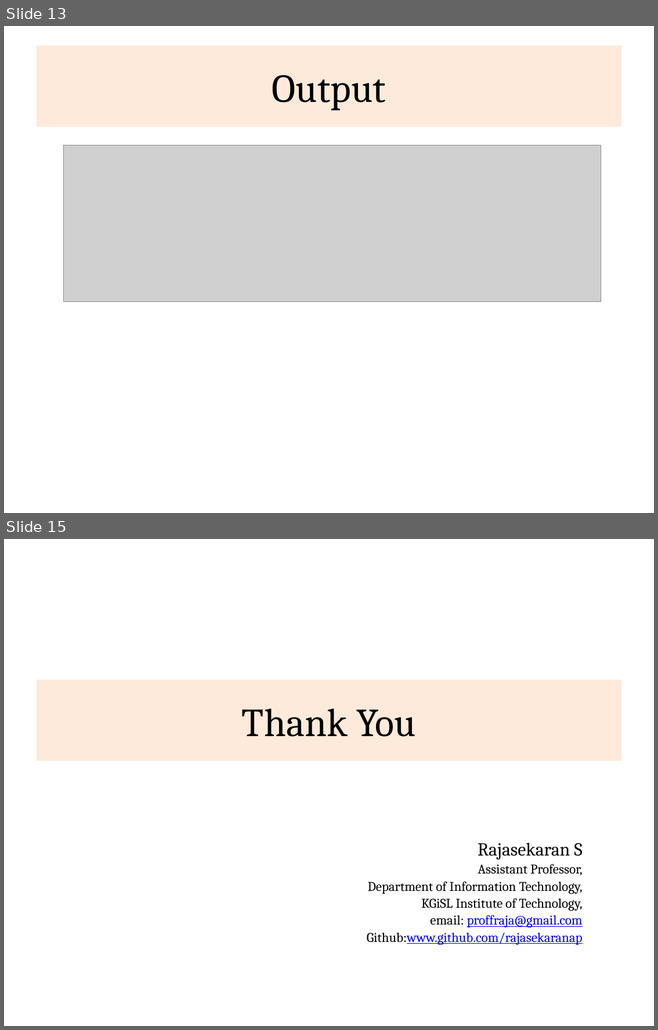
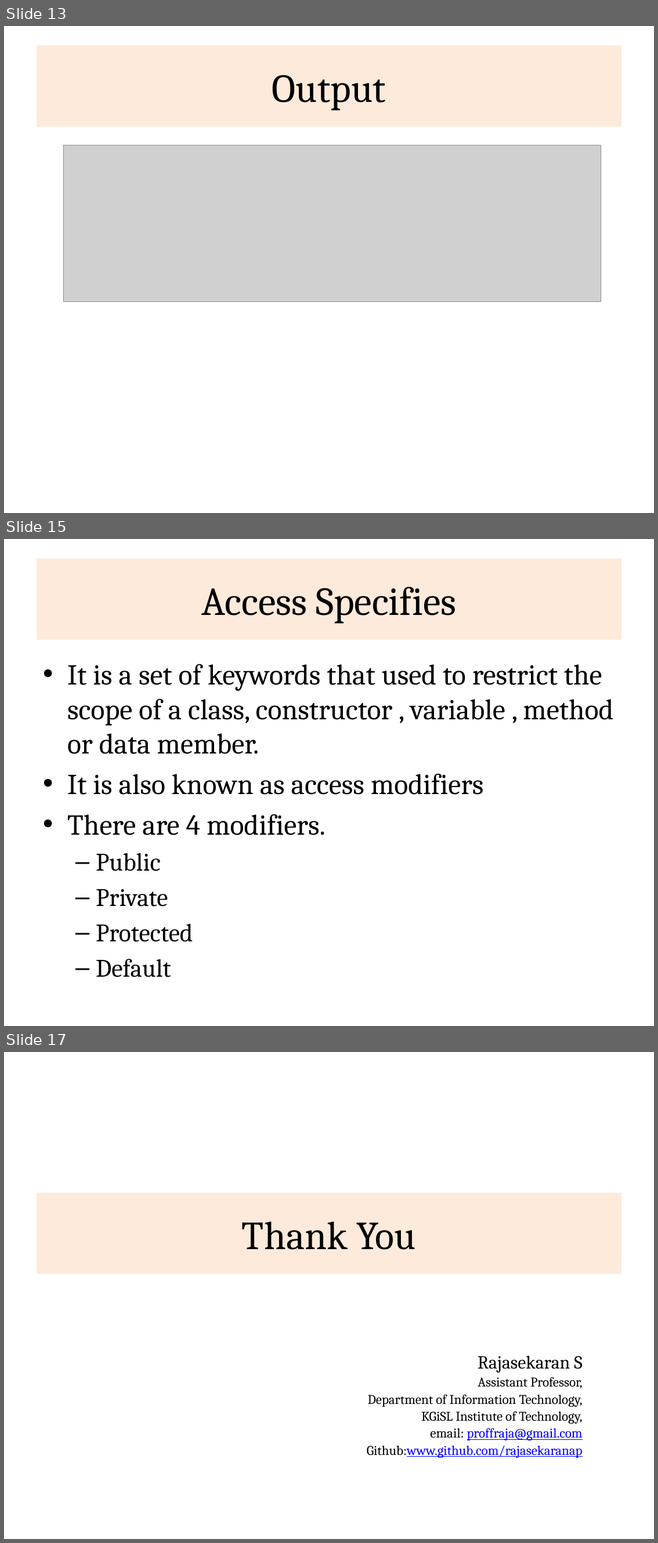
Before and after one commit to rajasekaran36/CS8392-OOPS, a slide deck: Presentations/Unit 1/CS8392-U1-14-Packages.pptx. Shown one above the other, each under a label of ours: slides 13 and 15 before the commit, slides 13, 15 and 17 after it; the slides between them are not shown. The pictures are 658x1030 and 658x1543 pixels, drawn with LibreOffice and Linux fonts; fonts in the diff are those of the drawing; grey boxes stand for pictures. Boxes give left, top, right and bottom in pixels: in the first picture for what was removed or moved away, otherwise in the second. Text is boxed around its words. In the diff, an @@ line names an element or a change of style, - is before the commit and + after.

```diff
--- a/Presentations/Unit 1/CS8392-U1-14-Packages.pptx
+++ b/Presentations/Unit 1/CS8392-U1-14-Packages.pptx
@@ slide 15 added at (4,539,654,1026), background #FFFFFF @@
@@ title added at (36,559,621,640), fill #FDEADA, 44 pt, text #000000 @@
+Access Specifies
@@ text added at (67,664,613,977), 32 pt, text #000000 @@
+• It is a set of keywords that used to restrict the scope of a class, constructor , variable , method or data member.
+• It is also known as access modifiers
+• There are 4 modifiers.
+  – Public
+  – Private
+  – Protected
+  – Default
@@ what was slide 15 is now slide 17 @@
```
Also in this commit, not shown: 2 slides changed, 1 other slide added, 3 other files.
